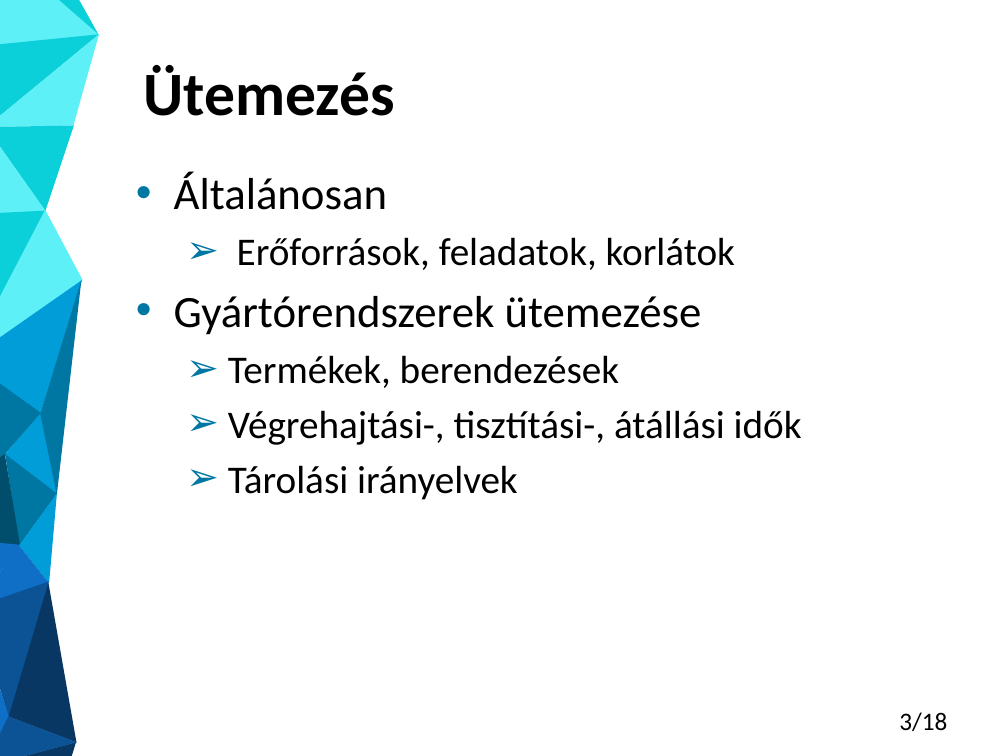
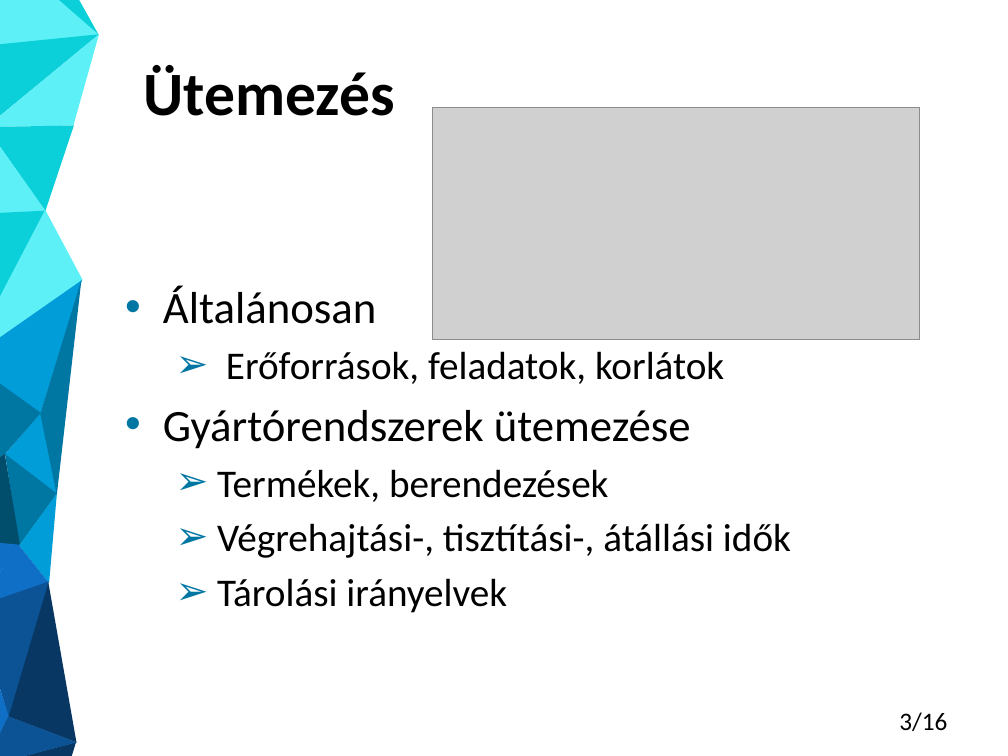
Before and after one commit to Gergo1912/Szakdolgozat, a slide deck: slide 3 of Molnar_Gergo_TDK_eloadas.pptx. Drawn at 1008x756 pixels with LibreOffice and Linux fonts; fonts in the diff are those of the drawing; grey boxes stand for pictures. Boxes give left, top, right and bottom in pixels: in the first picture for what was removed or moved away, otherwise in the second. Text is boxed around its words. In the diff, an @@ line names an element or a change of style, - is before the commit and + after.

```diff
--- a/Molnar_Gergo_TDK_eloadas.pptx
+++ b/Molnar_Gergo_TDK_eloadas.pptx
@@ picture added at <box>432,107,919,339</box> @@
@@ text "Általánosan": place and size @@
-text "Általánosan" at <box>174,172,802,500</box>
+text "Általánosan" at <box>163,286,791,613</box>
@@ page number at <box>899,712,947,731</box>: text changed @@
-3/18
+3/16
```
Also in this commit, not shown: 8 other slides changed, 2 slides removed, 1 other file.
